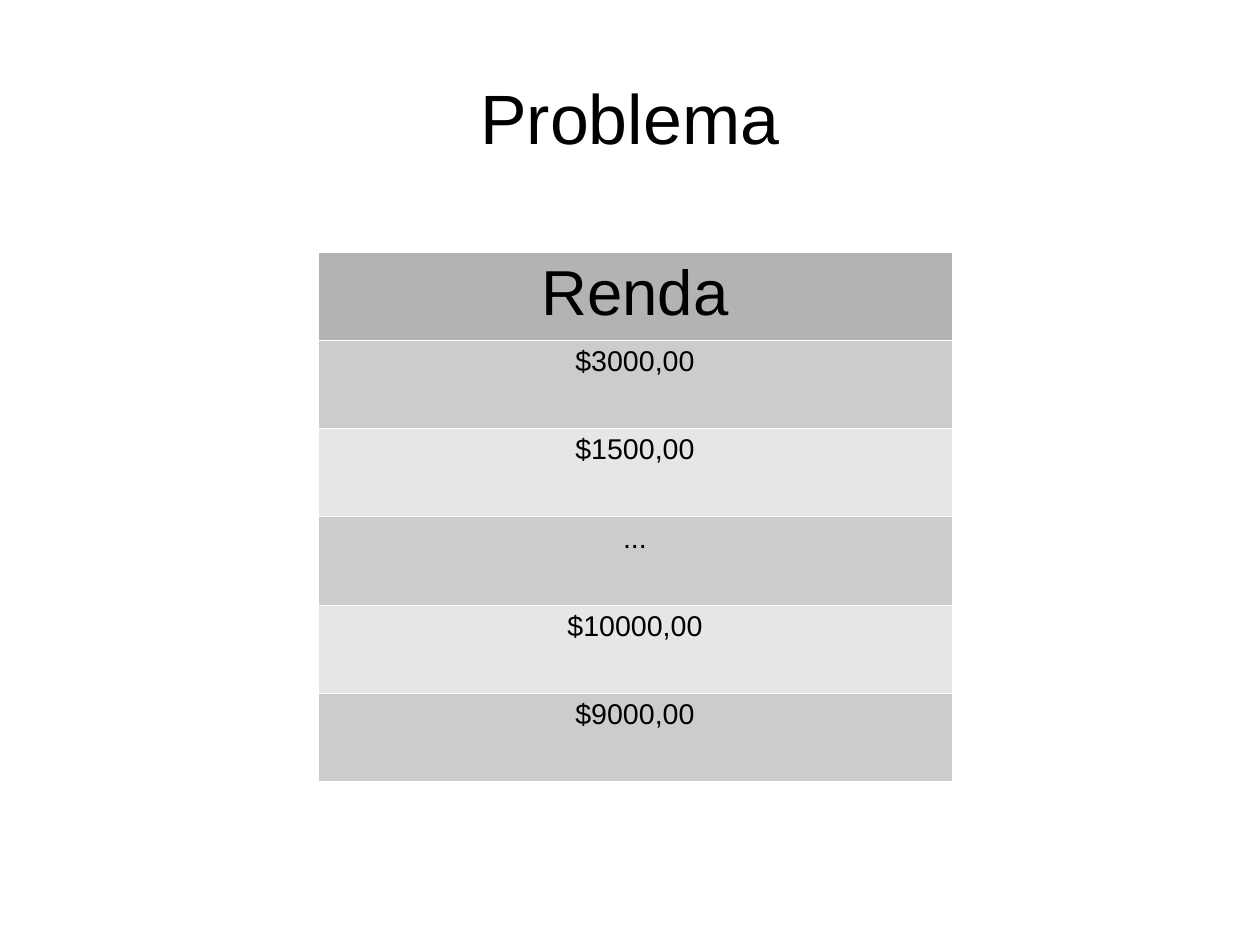
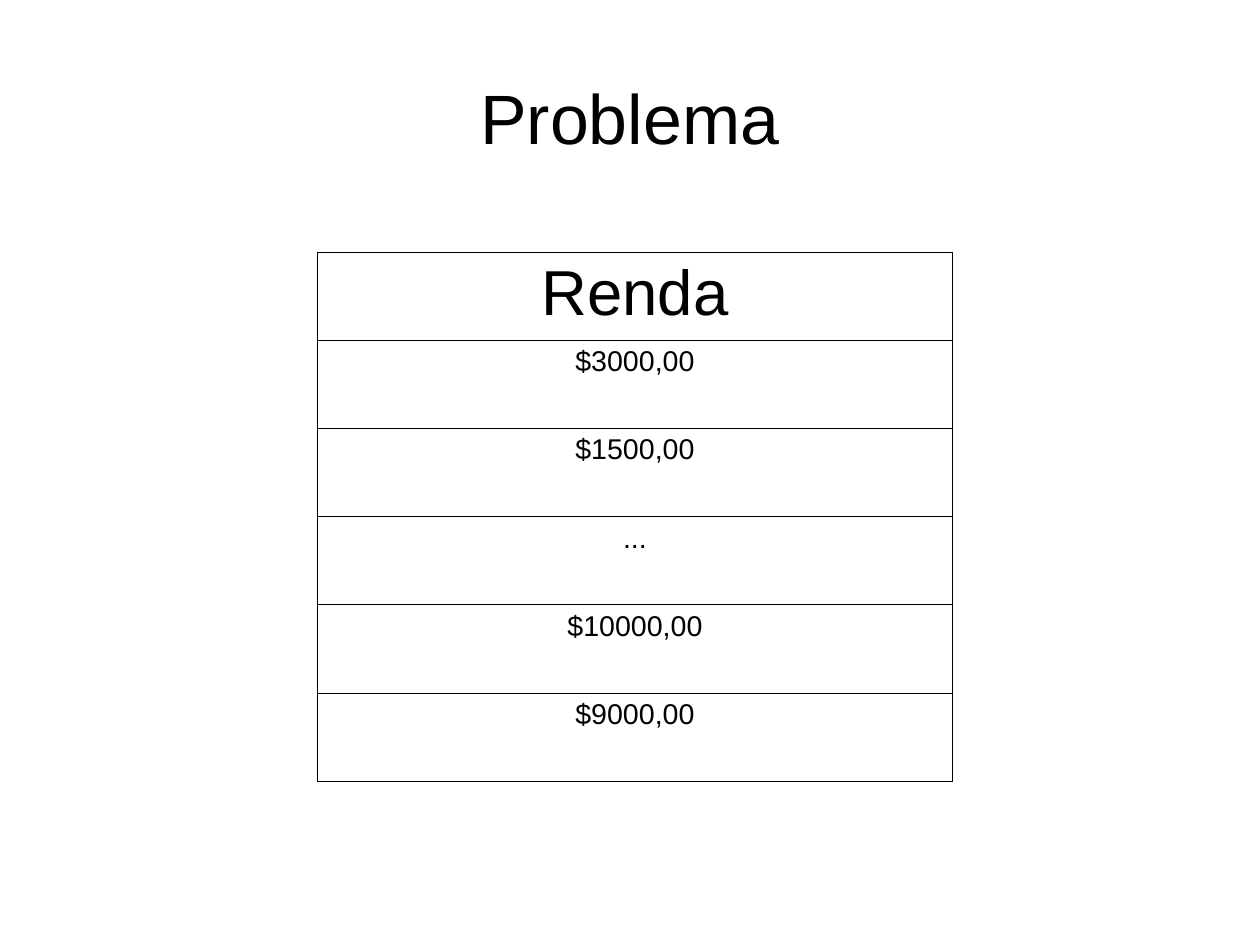
Before and after one commit to flaviobarros/lombz_cluster, a slide deck: slide 2 of Cluster.odp (slide 1 before the commit). Drawn at 1260x945 pixels with LibreOffice and Linux fonts; fonts in the diff are those of the drawing. Boxes give left, top, right and bottom in pixels: in the first picture for what was removed or moved away, otherwise in the second. Text is boxed around its words. In the diff, an @@ line names an element or a change of style, - is before the commit and + after.

```diff
--- a/Cluster.odp
+++ b/Cluster.odp
@@ table at bbox=[318, 252, 952, 781] @@
@@ fill #B3B3B3 to none in row 1, column 1 @@
@@ fill #CCCCCC to none in 3 cells @@
@@ fill #E6E6E6 to none in 2 cells @@
@@ borders changed @@
```
Also in this commit, not shown: 2 other slides changed, 11 slides added.
